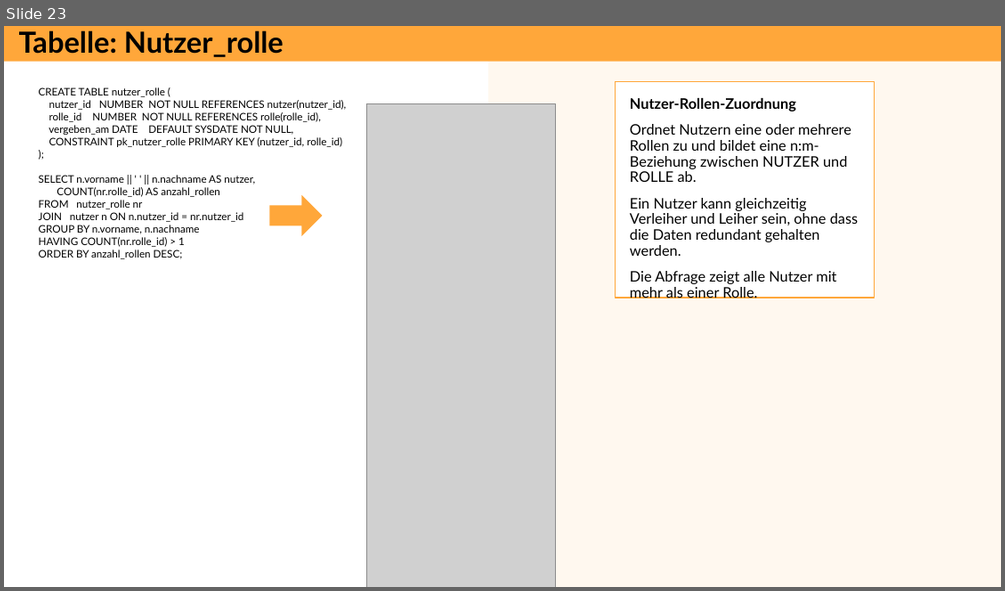
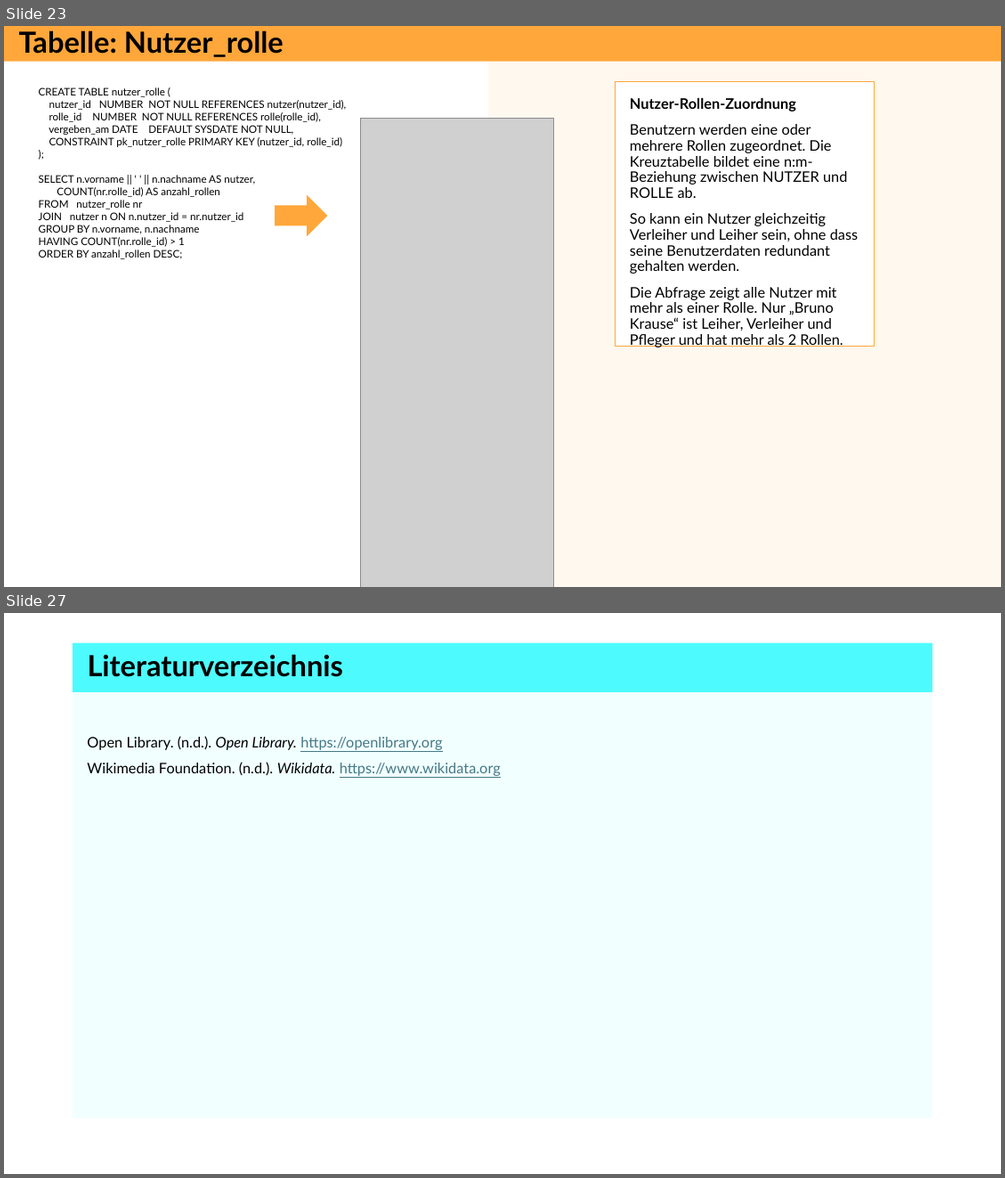
Before and after one commit to superdent/iu_datamart, a slide deck: dokumentation/phase2.pptx. Shown one above the other, each under a label of ours: slide 23 before the commit, slides 23 and 27 after it; the slides between them are not shown. The pictures are 1005x591 and 1005x1178 pixels, drawn with LibreOffice and Linux fonts; fonts in the diff are those of the drawing; grey boxes stand for pictures. Boxes give left, top, right and bottom in pixels: in the first picture for what was removed or moved away, otherwise in the second. Text is boxed around its words. In the diff, an @@ line names an element or a change of style, - is before the commit and + after.

```diff
--- a/dokumentation/phase2.pptx
+++ b/dokumentation/phase2.pptx
@@ slide 27 added at (4, 613, 1001, 1174), background #FFFFFF @@
@@ title added at (73, 643, 933, 692), fill #4DFBFF, 28 pt, text #000000, bold @@
+Literaturverzeichnis
@@ rectangle added at (73, 692, 933, 1118), fill #F1FFFF, 14 pt, text #000000 @@
+Open Library. (n.d.). Open Library. https://openlibrary.org
+Wikimedia Foundation. (n.d.). Wikidata. https://www.wikidata.org
@@ slide 23 changed as well @@
@@ rectangle "Nutzer-Rollen-Zuordnung": place and size @@
-rectangle "Nutzer-Rollen-Zuordnung" at (615, 82, 874, 297)
+rectangle "Nutzer-Rollen-Zuordnung" at (615, 82, 874, 346)
@@ picture: place and size @@
-picture at (367, 103, 555, 587)
+picture at (361, 118, 554, 587)
@@ text in rectangle at (630, 124, 858, 347): text changed @@
-Ordnet Nutzern eine oder mehrere Rollen zu und bildet eine n:m-Beziehung zwischen NUTZER und ROLLE ab.
-Ein Nutzer kann gleichzeitig Verleiher und Leiher sein, ohne dass die Daten redundant gehalten werden.
-Die Abfrage zeigt alle Nutzer mit mehr als einer Rolle.
+Benutzern werden eine oder mehrere Rollen zugeordnet. Die Kreuztabelle bildet eine n:m-Beziehung zwischen NUTZER und ROLLE ab.
+So kann ein Nutzer gleichzeitig Verleiher und Leiher sein, ohne dass seine Benutzerdaten redundant gehalten werden.
+Die Abfrage zeigt alle Nutzer mit mehr als einer Rolle. Nur „Bruno Krause“ ist Leiher, Verleiher und Pfleger und hat mehr als 2 Rollen.
@@ right arrow: place and size @@
-right arrow at (269, 195, 322, 236)
+right arrow at (275, 195, 327, 236)
```
Also in this commit, not shown: 16 other slides changed, 2 other slides added, 1 slide removed, 6 other files.
